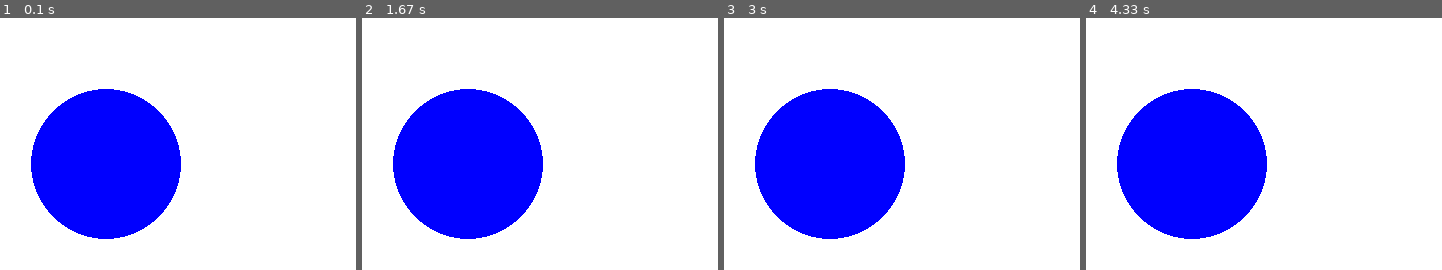
Above: before the commit, frames 1-4 (left to right).
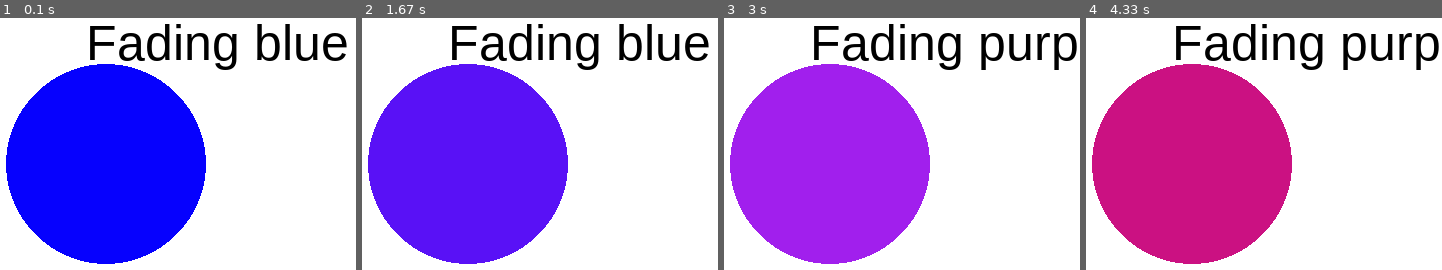
Above: after the commit, the same moments.

Repository: Jethet/python-games
Game: pygame game, started from basic-game.py/my_game.py
Same seed, same stepped clock (60 frames per second), same inputs: the game is played once before the commit and once after it.
Inputs:
- Up to frame 1 (0.1 s): no input
- Up to frame 2 (1.67 s): no input
- Up to frame 3 (3 s): no input
- Up to frame 4 (4.33 s): no input

The runs differ from the first frame. In frame 1, 19% of the frame differs, in the area x 1-98%, y 2-98%; in frame 2, 39%; in frame 3, 39%, in the area x 1-100%, y 2-98%; in frame 4, 39%.

Commit message:
Second version basic game

Diff:
--- a/basic-game.py/my_game.py
+++ b/basic-game.py/my_game.py
@@ -5,7 +5,20 @@
 
 # set up drawing window
 screen = pygame.display.set_mode((500, 500))
-colors = itertools.cycle([])
+colors = itertools.cycle(["blue", "purple", "red", "orange",
+                          "green", "yellow"])
+clock = pygame.time.Clock()
+
+base_color = next(colors)
+next_color = next(colors)
+current_color = base_color
+
+FPS = 60
+change_every_x_seconds = 3.0  # why the dot?
+number_of_steps = change_every_x_seconds * FPS
+step = 1
+
+font = pygame.font.SysFont("Arial", 50)
 
 # run until user asks to quit
 running = True
@@ -16,18 +29,40 @@
         if event.type == pygame.QUIT:
             running = False
 
+    text = font.render(
+        "Fading {a} to {b}".format(a=base_color, b=next_color),
+        True,
+        pygame.color.Color("black"),
+    )
+
+    step += 1
+    # formula to fade old color to new color
+    if step < number_of_steps:
+        current_color = [
+            x + (((y - x) / number_of_steps) * step)
+            for x, y in zip(
+                pygame.color.Color(base_color), pygame.color.Color(next_color)
+            )
+        ]
+    else:
+        step = 1
+        base_color = next_color
+        next_color = next(colors)
+
     # fill the background with white
-    screen.fill((255, 255, 255))
-
-    ''' add blue circle inside white background:
+    screen.fill(pygame.color.Color("white"))
+    """ add blue circle inside white background:
      first element is WHERE you draw
      second element is the COLOR (tuple with RGB values)
      third element is the CENTRE of the circle (here: centre of screen)
      fourth element is the RADIUS of the circle
-    '''
-    pygame.draw.circle(screen, (0, 0, 255), (250, 250), 75)
+    """
+    pygame.draw.circle(screen, current_color,
+                       screen.get_rect().center, 100)
+    screen.blit(text, (230, 100))
 
     # to make this appear on your screen:
-    pygame.display.flip()
+    pygame.display.update()
+    clock.tick(FPS)
 
 pygame.quit()
